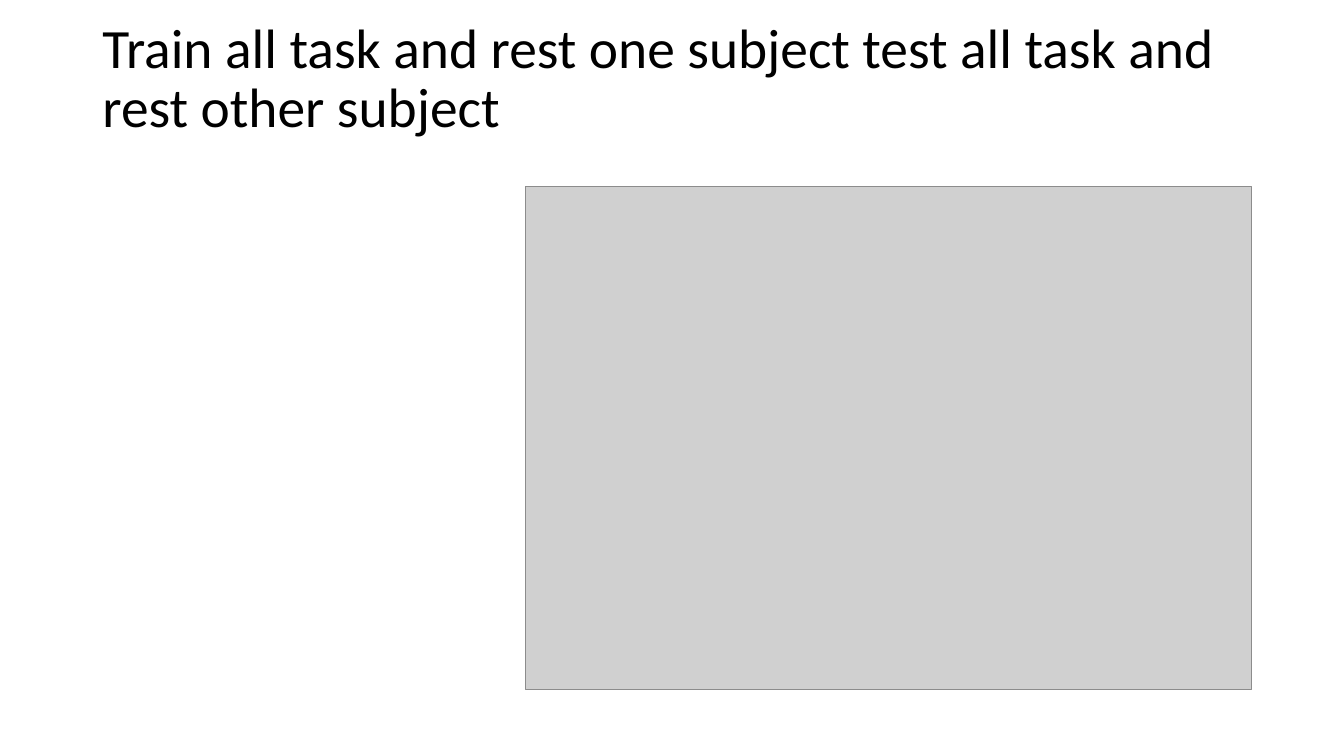
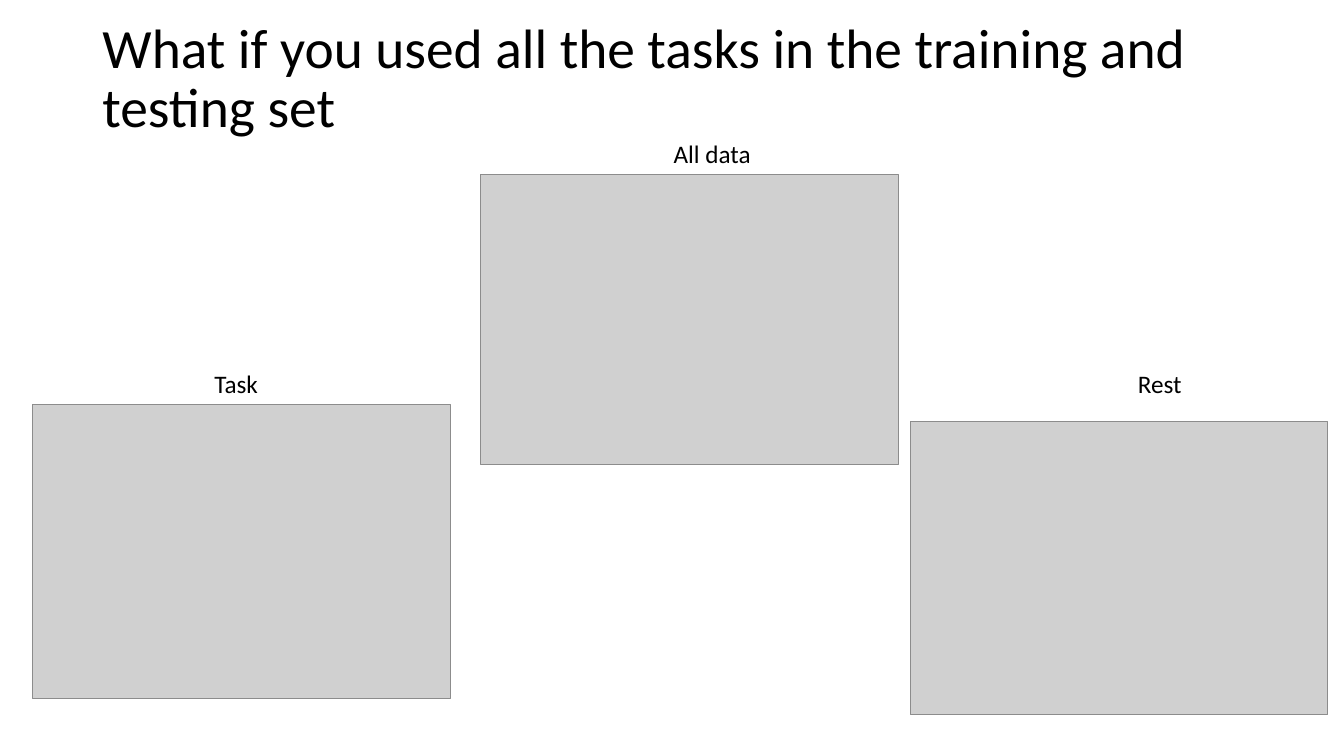
Before and after one commit to GrattonLab/MSC_Alexis, a slide deck: slide 19 of analysis/output/results/MVPA_ACC_02242020.pptx. Drawn at 1344x756 pixels with LibreOffice and Linux fonts; fonts in the diff are those of the drawing; grey boxes stand for pictures. Boxes give left, top, right and bottom in pixels: in the first picture for what was removed or moved away, otherwise in the second. Text is boxed around its words. In the diff, an @@ line names an element or a change of style, - is before the commit and + after.

```diff
--- a/analysis/output/results/MVPA_ACC_02242020.pptx
+++ b/analysis/output/results/MVPA_ACC_02242020.pptx
@@ title at (102,29,1185,137): text changed @@
-Train all task and rest one subject test all task and rest other subject
+What if you used all the tasks in the training and testing set
@@ text added at (674,145,750,163), 18 pt, text #000000 @@
+All data
@@ picture: place and size @@
-picture at (525,187,1251,690)
+picture at (480,174,898,464)
@@ text added at (214,375,258,394), 18 pt, text #000000 @@
+Task
@@ text added at (1138,376,1182,394), 18 pt, text #000000 @@
+Rest
@@ picture added at (32,404,451,698) @@
@@ picture added at (910,421,1328,715) @@
```
Also in this commit, not shown: 7 other files.
